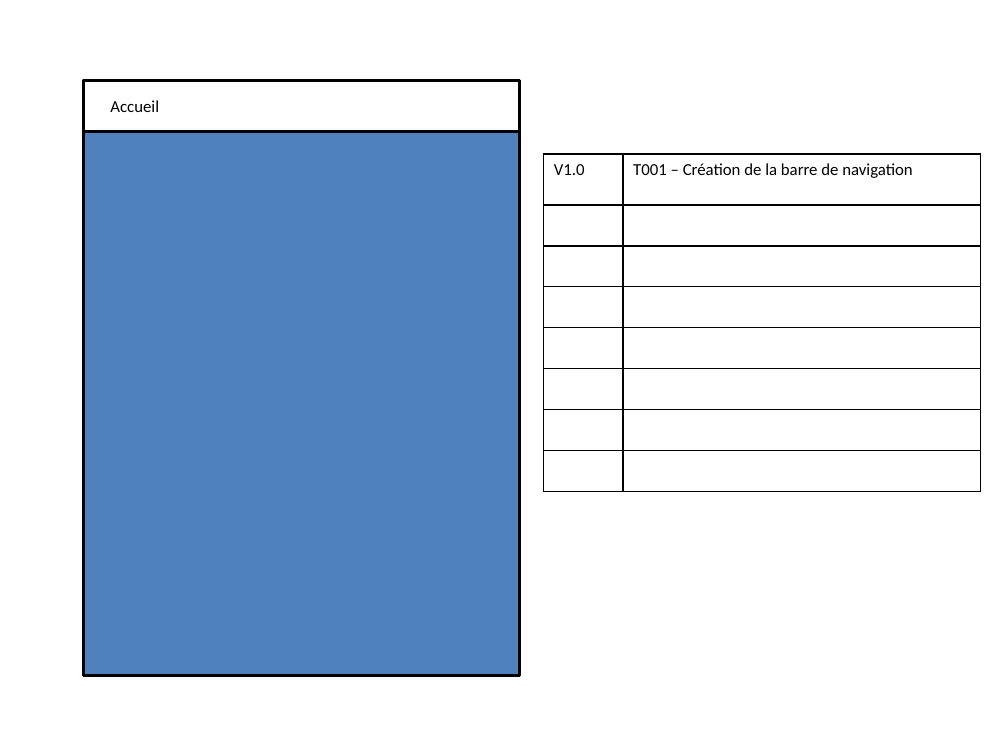
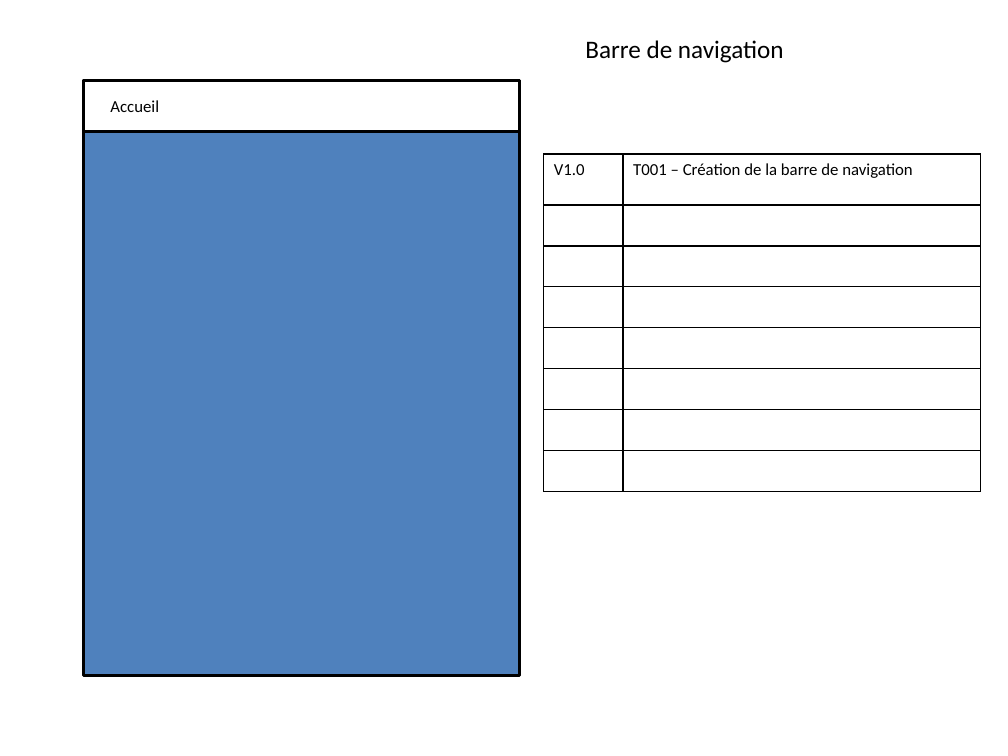
Before and after one commit to marie-aure/elba-backend, a slide deck: slide 1 of src/main/resources/mq.pptx. Drawn at 1008x756 pixels with LibreOffice and Linux fonts; fonts in the diff are those of the drawing. Boxes give left, top, right and bottom in pixels: in the first picture for what was removed or moved away, otherwise in the second. Text is boxed around its words. In the diff, an @@ line names an element or a change of style, - is before the commit and + after.

```diff
--- a/src/main/resources/mq.pptx
+++ b/src/main/resources/mq.pptx
@@ text added at bbox=[585, 40, 784, 63], 18 pt, text #000000 @@
+Barre de navigation
```
Also in this commit, not shown: 2 slides added, 7 other files.
